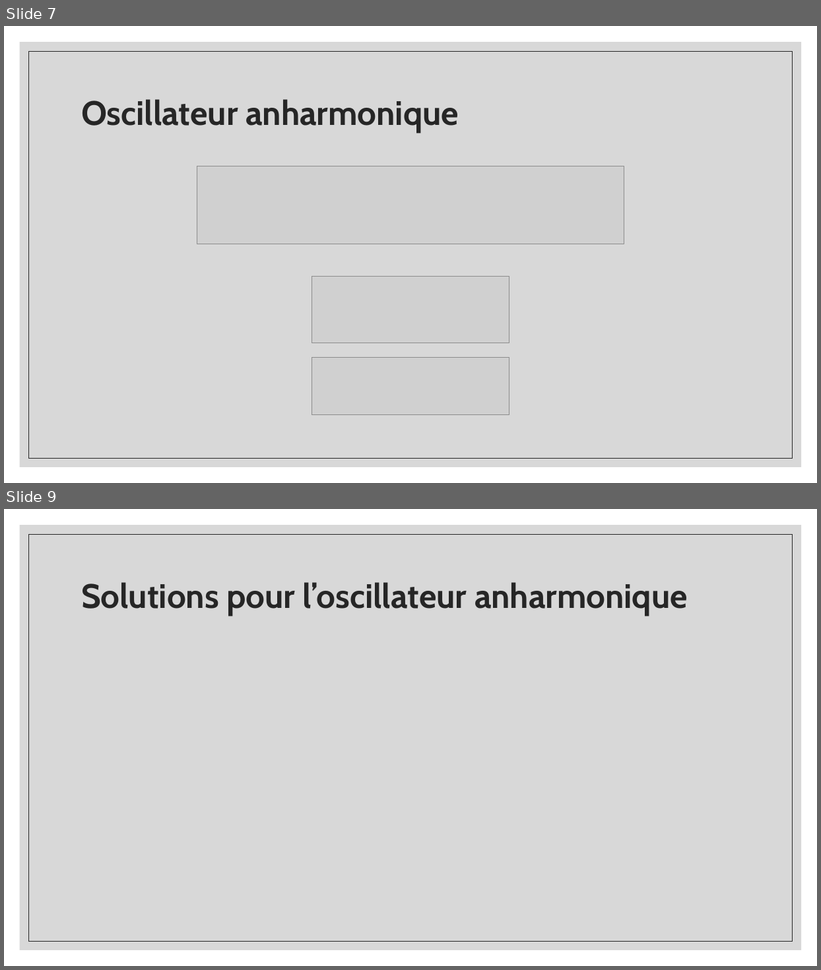
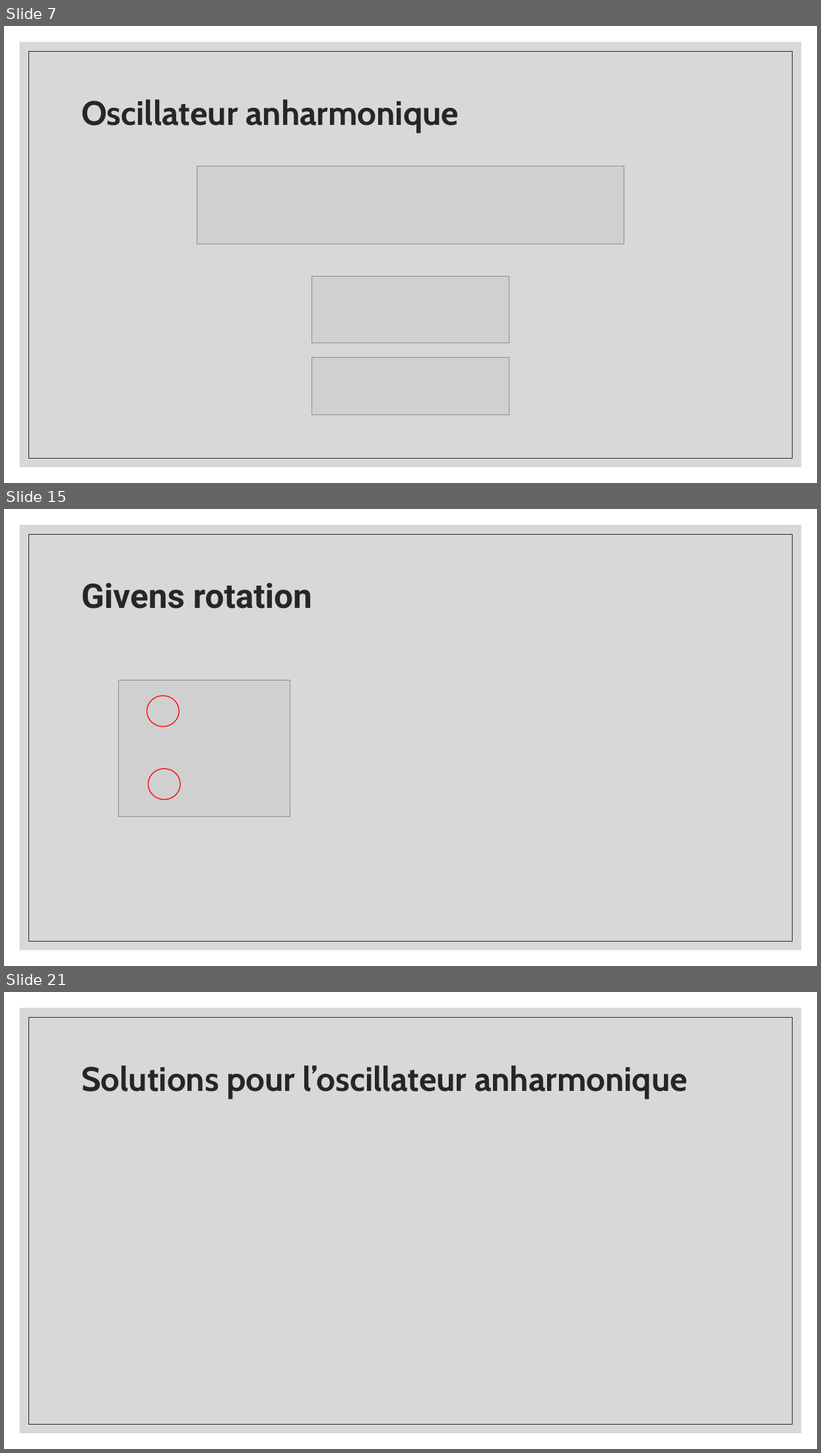
Before and after one commit to gahem1/Physique_Numerique, a slide deck: Solutions d’une équation aux valeurs propres.pptx. Shown one above the other, each under a label of ours: slides 7 and 9 before the commit, slides 7, 15 and 21 after it; the slides between them are not shown. The pictures are 821x970 and 821x1453 pixels, drawn with LibreOffice and Linux fonts; fonts in the diff are those of the drawing; grey boxes stand for pictures. Boxes give left, top, right and bottom in pixels: in the first picture for what was removed or moved away, otherwise in the second. Text is boxed around its words. In the diff, an @@ line names an element or a change of style, - is before the commit and + after.

Commit message:
givens

```diff
--- a/Solutions d’une équation aux valeurs propres.pptx
+++ b/Solutions d’une équation aux valeurs propres.pptx
@@ slide 15 added at [4, 509, 817, 966], background #FFFFFF; not listed: 2 template elements that a slide beside it also shows @@
@@ title added at [81, 583, 312, 609], 40 pt, text #262626, bold @@
+Givens rotation
@@ picture added at [119, 681, 290, 817] @@
@@ ellipse added at [147, 696, 179, 727], outline #FF0000 1 pt @@
@@ ellipse added at [148, 769, 180, 800], outline #FF0000 1 pt @@
@@ what was slide 9 is now slide 21 @@
```
Also in this commit, not shown: 1 slide changed, 11 other slides added.
